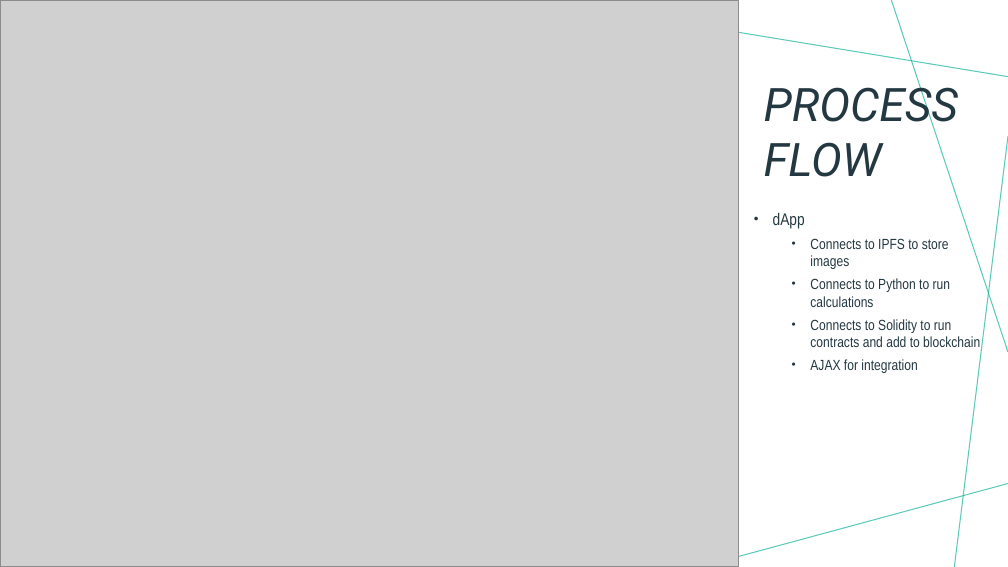
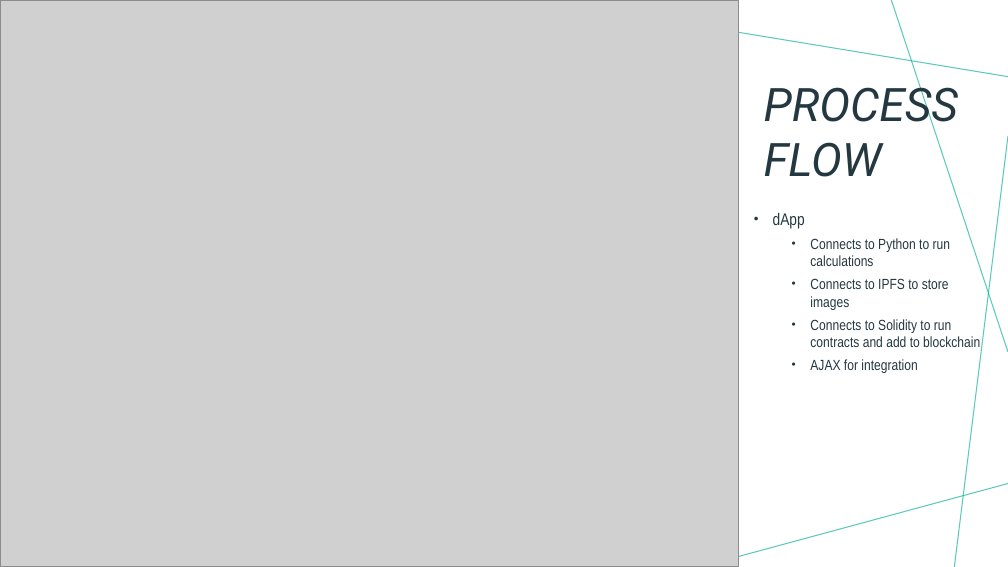
Before and after one commit to johnmyronmillar/LivingHealthyDapp, a slide deck: slide 7 of Living Healthy.pptx. Drawn at 1008x567 pixels with LibreOffice and Linux fonts; fonts in the diff are those of the drawing; grey boxes stand for pictures. Boxes give left, top, right and bottom in pixels: in the first picture for what was removed or moved away, otherwise in the second. Text is boxed around its words. In the diff, an @@ line names an element or a change of style, - is before the commit and + after.

```diff
--- a/Living Healthy.pptx
+++ b/Living Healthy.pptx
@@ text at box(810, 238, 950, 266): paragraph added @@
+  • Connects to Python to run calculations
@@ text at box(810, 278, 950, 307): paragraph removed @@
-  • Connects to Python to run calculations
```
Also in this commit, not shown: 1 other slide changed, 1 other file.
